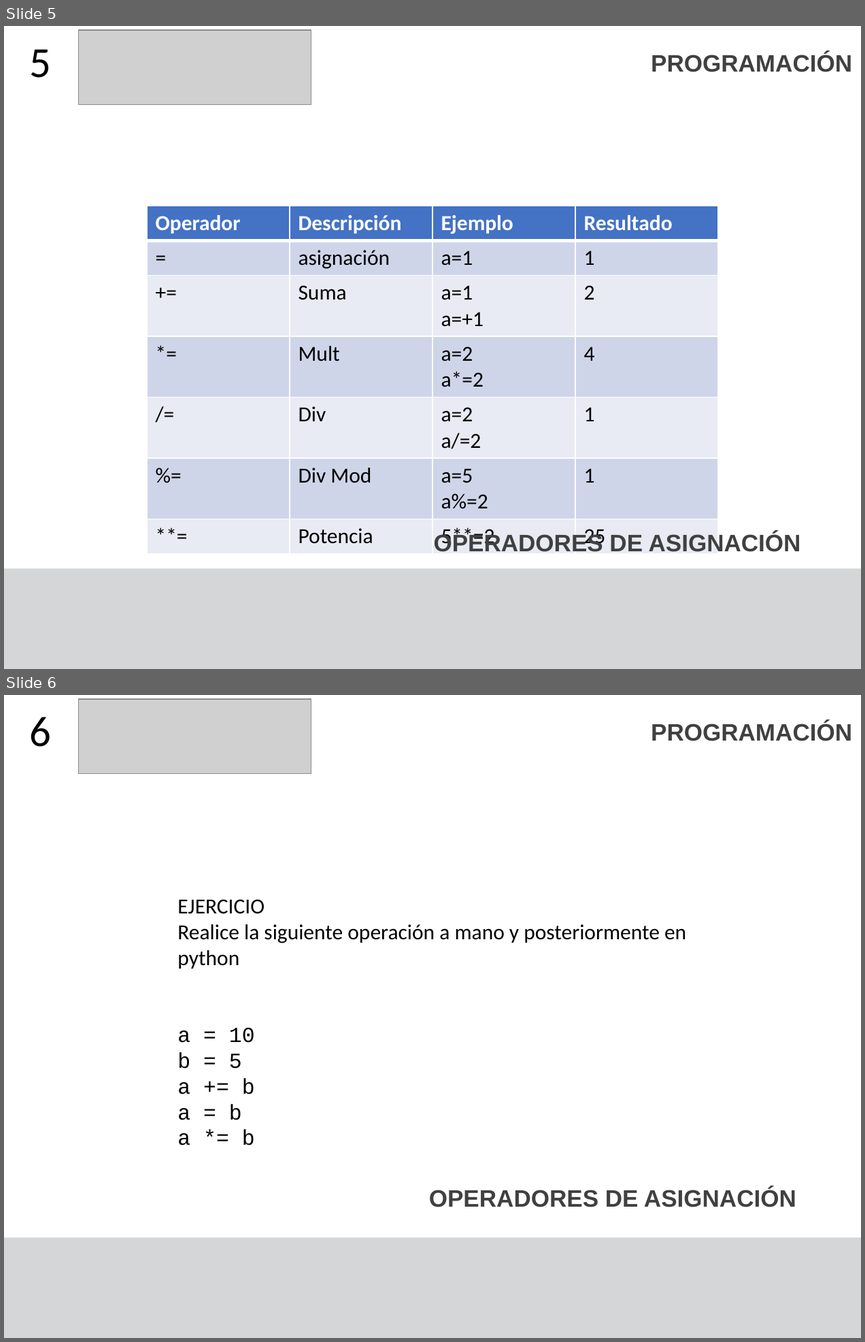
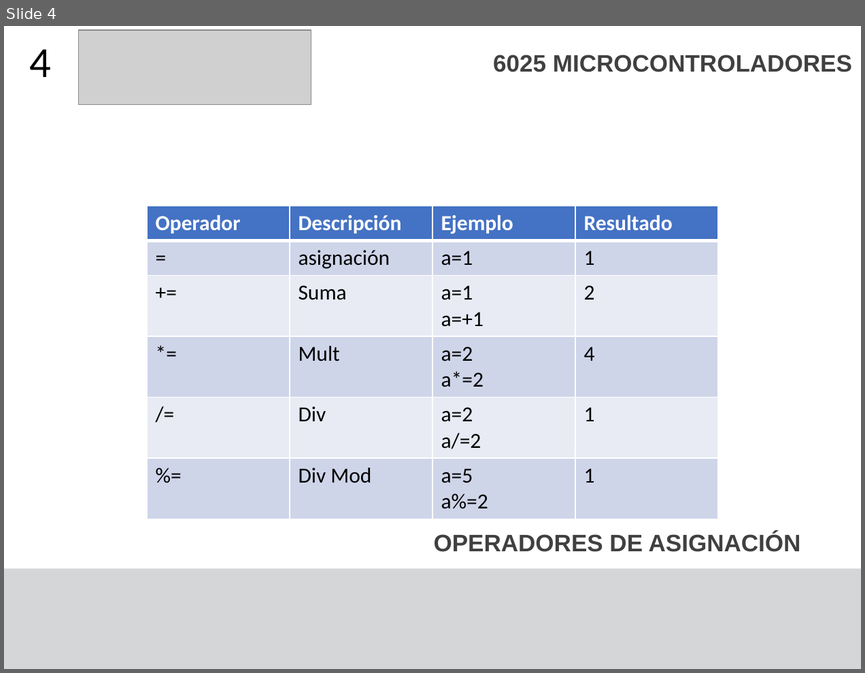
Before and after one commit to F4bian1012/Microcontroladores, a slide deck: Sesión_0/Operadores.pptx. Shown one above the other, each under a label of ours: slides 5 and 6 before the commit, slide 4 after it. The pictures are 865x1342 and 865x673 pixels, drawn with LibreOffice and Linux fonts; fonts in the diff are those of the drawing; grey boxes stand for pictures. Boxes give left, top, right and bottom in pixels: in the first picture for what was removed or moved away, otherwise in the second. Text is boxed around its words. In the diff, an @@ line names an element or a change of style, - is before the commit and + after.

```diff
--- a/Sesión_0/Operadores.pptx
+++ b/Sesión_0/Operadores.pptx
@@ slide 6 removed at [4,695,861,1338], background #FFFFFF; not listed: 1 template element that a slide beside it also shows @@
@@ picture removed at [79,699,311,774] @@
@@ title removed at [30,717,52,747] @@
-6
@@ text removed at [651,722,852,741] @@
-PROGRAMACIÓN
@@ text removed at [177,899,686,1145] @@
-EJERCICIO
-Realice la siguiente operación a mano y posteriormente en python
-a = 10
-b = 5
-a += b
-a = b
-a *= b
@@ text removed at [429,1187,796,1207] @@
-OPERADORES DE ASIGNACIÓN
@@ what was slide 5 is now slide 4 @@
@@ slide 4 changed as well @@
@@ title at [30,49,52,77]: text changed @@
-5
+4
@@ text at [493,55,852,72]: text changed @@
-PROGRAMACIÓN
+6025 MICROCONTROLADORES
@@ table at [147,206,719,512] @@
-row 7: **= | Potencia | 5**=2 | 25
```
Also in this commit, not shown: 5 other slides changed, 2 other slides removed, 10 other files.
